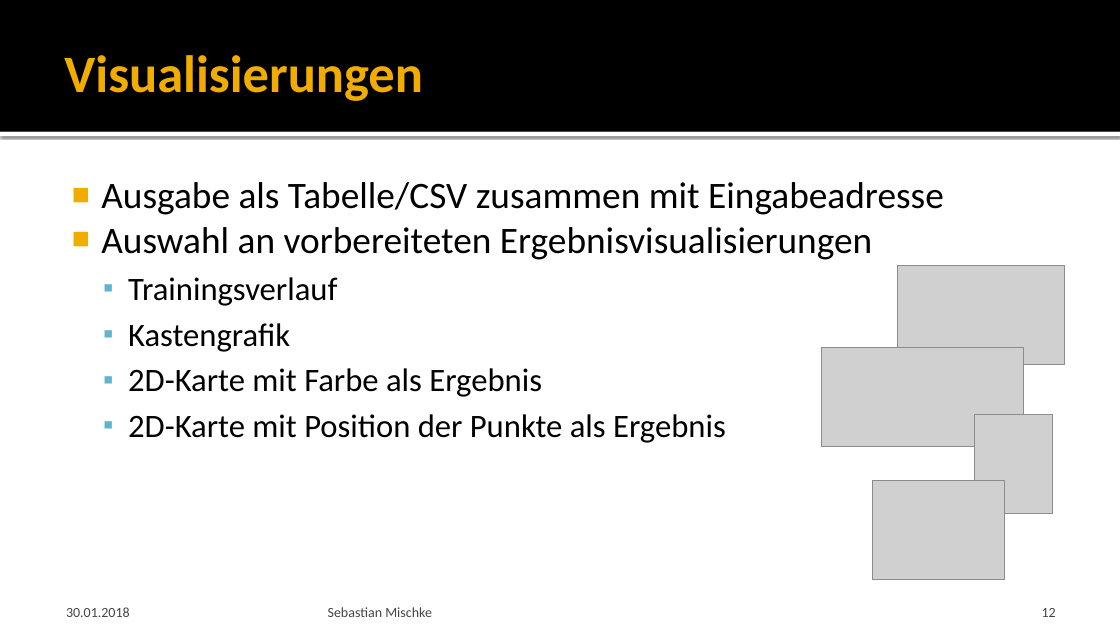
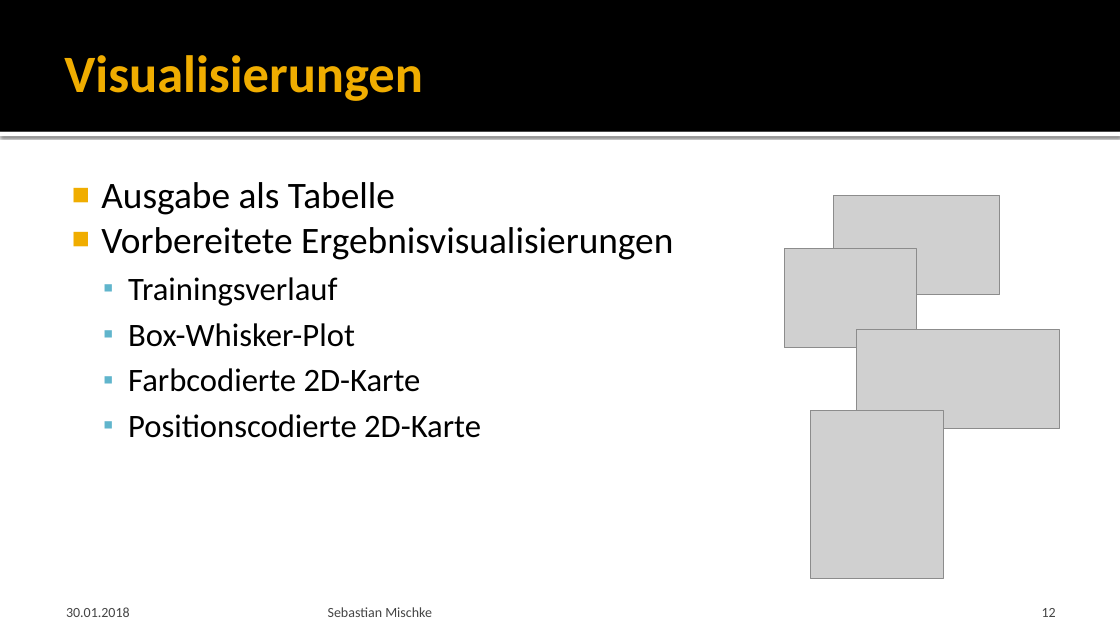
Before and after one commit to Saritus/bachelor-thesis, a slide deck: slide 12 of docs/verteidigung/Verteidigung.pptx. Drawn at 1120x630 pixels with LibreOffice and Linux fonts; fonts in the diff are those of the drawing; grey boxes stand for pictures; background and template pictures are left out. Boxes give left, top, right and bottom in pixels: in the first picture for what was removed or moved away, otherwise in the second. Text is boxed around its words. In the diff, an @@ line names an element or a change of style, - is before the commit and + after.

Commit message:
Improve presentation

```diff
--- a/docs/verteidigung/Verteidigung.pptx
+++ b/docs/verteidigung/Verteidigung.pptx
@@ text at (101, 182, 673, 260): text changed @@
-■ Ausgabe als Tabelle/CSV zusammen mit Eingabeadresse
-■ Auswahl an vorbereiteten Ergebnisvisualisierungen
+■ Ausgabe als Tabelle
+■ Vorbereitete Ergebnisvisualisierungen
@@ picture: place and size @@
-picture at (897, 266, 1064, 365)
+picture at (833, 195, 1000, 294)
@@ picture: place and size @@
-picture at (873, 481, 1005, 580)
+picture at (784, 249, 916, 348)
@@ text at (128, 323, 481, 438): text changed @@
-  ▪ Kastengrafik
-  ▪ 2D-Karte mit Farbe als Ergebnis
-  ▪ 2D-Karte mit Position der Punkte als Ergebnis
+  ▪ Box-Whisker-Plot
+  ▪ Farbcodierte 2D-Karte
+  ▪ Positionscodierte 2D-Karte
@@ picture: place and size @@
-picture at (822, 348, 1024, 447)
+picture at (857, 330, 1060, 429)
@@ picture: place and size @@
-picture at (975, 414, 1053, 513)
+picture at (811, 411, 943, 578)
```
Also in this commit, not shown: 2 other slides changed.
